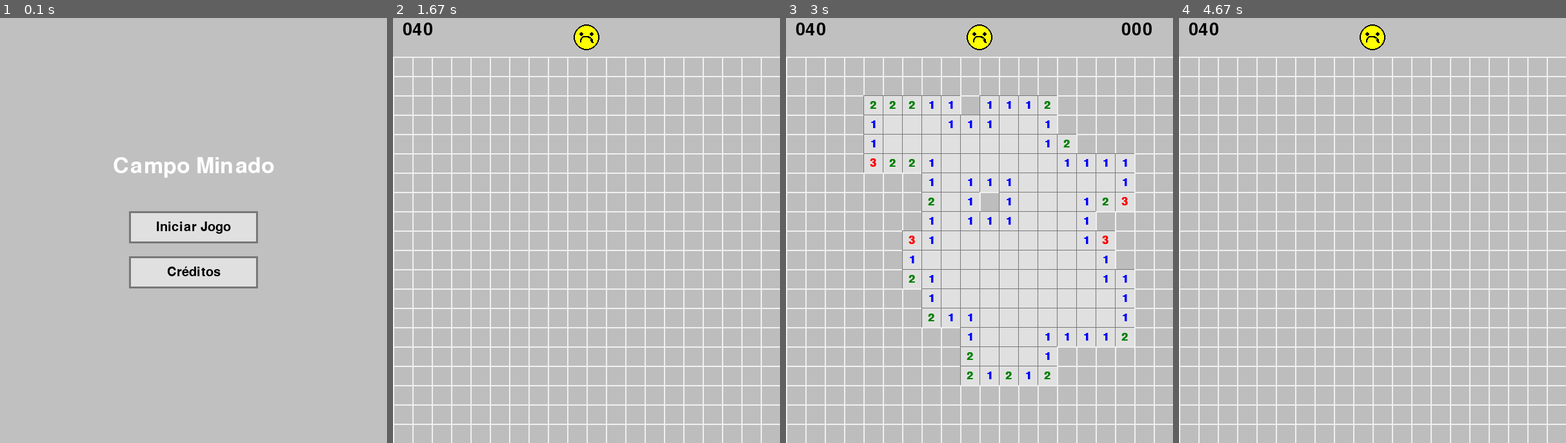
Above: before the commit, frames 1-4 (left to right).
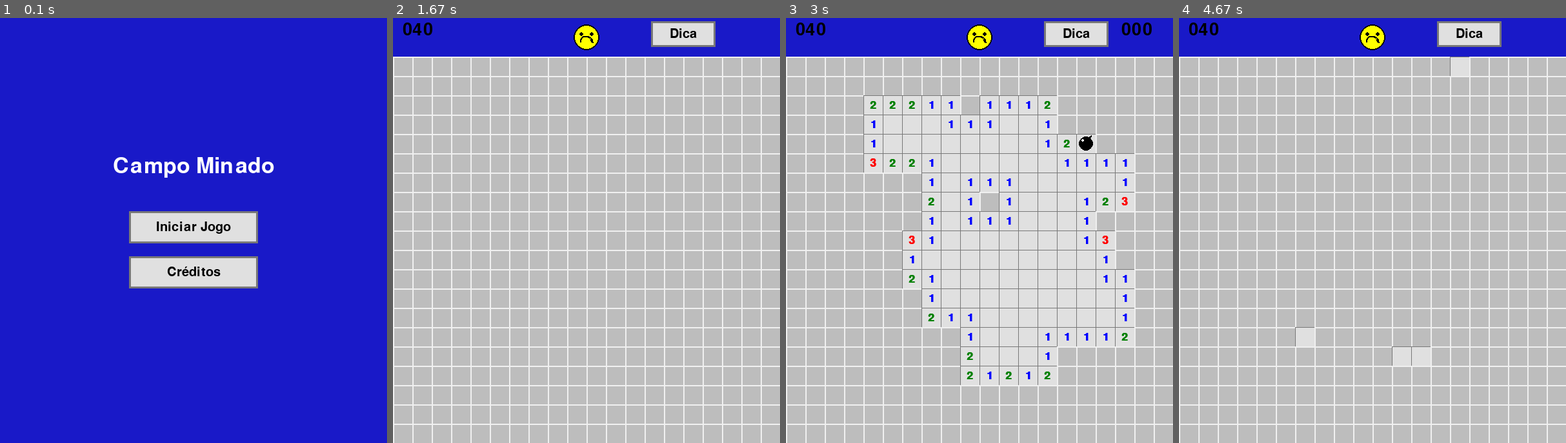
Above: after the commit, the same moments.

Repository: LeonardoMachado1/pygame
Game: pygame game, started from jogo_cg.py
The game is run twice, just before and just after one commit, with the same random seed, the same clock (stepped at 60 frames per second) and the same inputs.
Inputs (mouse positions are in pixels of both pictures, inside the frame that each line leads up to):
- Up to frame 1 (0.1 s): no input
- Up to frame 2 (1.67 s): press the mouse at (586, 226) at 0.37 s; move the mouse to (578, 171) at 0.47 s; release the mouse at (571, 115) at 0.6 s; press the mouse at (586, 226) at 0.7 s; move the mouse to (520, 154) at 0.8 s; release the mouse at (458, 81) at 0.93 s; press the mouse at (683, 35) at 1.03 s; move the mouse to (605, 90) at 1.13 s; release the mouse at (532, 141) at 1.27 s; press the mouse at (586, 39) at 1.37 s; move the mouse to (574, 145) at 1.47 s; release the mouse at (563, 251) at 1.6 s
- Up to frame 3 (3 s): press the mouse at (1076, 35) at 1.7 s; move the mouse to (1018, 81) at 1.8 s; release the mouse at (964, 128) at 1.93 s; press the mouse at (979, 39) at 2.03 s; move the mouse to (936, 115) at 2.13 s; release the mouse at (894, 196) at 2.27 s; press the mouse at (1076, 35) at 2.37 s; move the mouse to (1041, 90) at 2.47 s; release the mouse at (1002, 145) at 2.6 s; click (975, 256) at 2.72 s
- Up to frame 4 (4.67 s): press the mouse at (1372, 39) at 3.03 s; move the mouse to (1418, 149) at 3.13 s; release the mouse at (1465, 260) at 3.27 s; press the mouse at (1469, 35) at 3.37 s; move the mouse to (1357, 115) at 3.47 s; release the mouse at (1244, 200) at 3.6 s; press the mouse at (1469, 35) at 3.7 s; move the mouse to (1418, 107) at 3.8 s; release the mouse at (1364, 183) at 3.93 s; press the mouse at (1469, 35) at 4.03 s; move the mouse to (1465, 200) at 4.13 s; release the mouse at (1457, 366) at 4.27 s; press the mouse at (1469, 35) at 4.37 s; move the mouse to (1357, 154) at 4.47 s; release the mouse at (1248, 273) at 4.6 s

The runs differ from the first frame. In frame 1, 94% of the frame differs, in the area x 0-100%, y 0-100%; in frame 2, 8.7%; in frame 3, 8.8%; in frame 4, 9.5%.

Commit message:
New Hint button functionality

Diff:
--- a/config.py
+++ b/config.py
@@ -13,7 +13,7 @@
 COLOR_TEXT = (0, 0, 0)
 COLOR_MINE = (255, 255, 0)
 COLOR_FLAG = (244, 67, 54)
-COLOR_BG = (192, 192, 192)
+COLOR_BG = (25, 25, 200)
 COLOR_BUTTON = (100, 100, 100)
 COLOR_BUTTON_HOVER = (130, 130, 130)
 
--- a/jogo_cg.py
+++ b/jogo_cg.py
@@ -7,7 +7,6 @@
 SCREEN_HEIGHT = GRID_SIZE * CELL_SIZE + UI_HEIGHT
 
 class Cell:
-    # Inicializar uma célula na posição (x, y) no grid
     def __init__(self, x, y):
         self.x = x
         self.y = y
@@ -18,15 +17,13 @@
         self.neighbor_mines = 0
         self.reveal_progress = 0
 
-    # Para desenhar o ícone de bomba na célula
     def draw_bomb_icon(self, surface):
         center = self.rect.center
         pygame.draw.circle(surface, BLACK, center, CELL_SIZE // 3 + 1)
         pygame.draw.line(surface, BLACK, (center[0] + 3, center[1] - 8), (center[0] + 8, center[1] - 12), 3)
         pygame.draw.circle(surface, WHITE, (center[0] - 5, center[1] - 5), 2)
 
-    # Desenhar a célula (revelada, oculta, com bandeira, bomba etc.)
-    def draw(self, surface, font, game_over=False, mine_clicked=False, dt=0):
+    def draw(self, surface, font, game_over=False, mine_clicked=False, dt=0, hint_cell=None, hint_time=0):
         if self.is_revealed:
             if self.reveal_progress < 1:
                 self.reveal_progress += dt * 4
@@ -34,6 +31,9 @@
             scaled_rect = self.rect.inflate(-CELL_SIZE * (1 - scale), -CELL_SIZE * (1 - scale))
 
             color = pygame.Color(*COLOR_HIDDEN).lerp(pygame.Color(*COLOR_REVEALED), scale)
+            if self == hint_cell and time.time() - hint_time < 1:
+                color = (255, 255, 100)  # destaque amarelo claro
+
             pygame.draw.rect(surface, color, scaled_rect)
             pygame.draw.line(surface, COLOR_BORDER_DARK, scaled_rect.topleft, scaled_rect.topright)
             pygame.draw.line(surface, COLOR_BORDER_DARK, scaled_rect.topleft, scaled_rect.bottomleft)
@@ -166,7 +166,7 @@
 def main():
     pygame.init()
     screen = pygame.display.set_mode((SCREEN_WIDTH, SCREEN_HEIGHT))
-    pygame.display.set_caption("Campo Minado com Tela Inicial")
+    pygame.display.set_caption("Campo Minado")
     clock = pygame.time.Clock()
     font = pygame.font.SysFont(None, CELL_SIZE - 5, bold=True)
     ui_font = pygame.font.SysFont("digital-7", 40)
@@ -179,14 +179,18 @@
     game_state = "playing"
     start_time = None
     clicked_mine_cell = None
+    hint_used = False
+    hint_cell = None
+    hint_time = 0
 
     def reset_game():
-        nonlocal board, first_click, game_state, start_time, clicked_mine_cell
+        nonlocal board, first_click, game_state, start_time, clicked_mine_cell, hint_used
         board = [[Cell(x, y) for x in range(GRID_SIZE)] for y in range(GRID_SIZE)]
         first_click = True
         game_state = "playing"
         start_time = None
         clicked_mine_cell = None
+        hint_used = False
         smiley.state = "playing"
 
     def place_mines(exclude):
@@ -224,10 +228,22 @@
         dt = clock.tick(FPS) / 1000
         screen.fill(COLOR_BG)
 
+        # Defina o hint_rect ANTES do loop de eventos!
+        hint_font = pygame.font.SysFont(None, 30)
+        hint_text = hint_font.render("Dica", True, BLACK)
+        hint_rect = pygame.Rect(SCREEN_WIDTH // 2 + 100, 5, 100, 40)
+
         for event in pygame.event.get():
             if event.type == pygame.QUIT:
                 running = False
-            elif game_state == "playing" and event.type == pygame.MOUSEBUTTONDOWN:
+            elif event.type == pygame.MOUSEBUTTONDOWN:
+                # Clicar no botão de dica
+                if hint_rect.collidepoint(event.pos) and not hint_used and game_state == "playing":
+                    safe_cells = [c for row in board for c in row if not c.is_revealed and not c.is_mine]
+                    if safe_cells:
+                        hint_cell = random.choice(safe_cells)
+                        hint_cell.is_revealed = True
+                        hint_time = time.time()
                 if smiley.handle_click(event.pos):
                     reset_game()
                 else:
@@ -249,12 +265,25 @@
                                 reveal_cell(col, row)
                         elif event.button == 3 and not cell.is_revealed:
                             cell.is_flagged = not cell.is_flagged
+            elif event.type == pygame.MOUSEBUTTONDOWN:
+                if hint_rect.collidepoint(event.pos) and not hint_used and game_state == "playing":
+                    safe_cells = [c for row in board for c in row if not c.is_revealed and not c.is_mine]
+                    if safe_cells:
+                        hint_cell = random.choice(safe_cells)
+                        hint_cell.is_revealed = True
+                        hint_used = True
+                        hint_time = time.time()
+
 
         for row in board:
             for cell in row:
-                cell.draw(screen, font, game_state != "playing", clicked_mine_cell == cell, dt)
+                cell.draw(screen, font, game_state != "playing", clicked_mine_cell == cell, dt, hint_cell)
 
         smiley.draw(screen)
+
+        pygame.draw.rect(screen, COLOR_REVEALED, hint_rect)
+        pygame.draw.rect(screen, COLOR_BORDER_DARK, hint_rect, 3)
+        screen.blit(hint_text, hint_text.get_rect(center=hint_rect.center))
 
         if start_time and game_state == "playing":
             elapsed = int(time.time() - start_time)
@@ -274,8 +303,9 @@
         if game_state in ["game_over", "win"]:
             button_font = pygame.font.SysFont(None, 30)
             restart_text = button_font.render("Reiniciar", True, BLACK)
-            home_text = button_font.render("Tela Inicial", True, BLACK)
-
+            home_text = button_font.render("Retornar", True, BLACK)
+
+            countdown_rect = pygame.Rect(SCREEN_WIDTH // 2 - 100, SCREEN_HEIGHT // 2 - 60, 200, 40)
             restart_rect = pygame.Rect(SCREEN_WIDTH // 2 - 100, SCREEN_HEIGHT // 2 - 20, 200, 40)
             home_rect = pygame.Rect(SCREEN_WIDTH // 2 - 100, SCREEN_HEIGHT // 2 + 40, 200, 40)
 
@@ -298,6 +328,12 @@
                     elif home_rect.collidepoint(event.pos):
                         tela_inicial(screen, pygame.font.SysFont(None, 50))
                         reset_game()
+                elif event.type == pygame.MOUSEBUTTONUP:
+                    if restart_rect.collidepoint(event.pos):
+                        reset_game()
+                    elif home_rect.collidepoint(event.pos):
+                        tela_inicial(screen, pygame.font.SysFont(None, 50))
+                        reset_game()
 
         pygame.display.flip()
 
